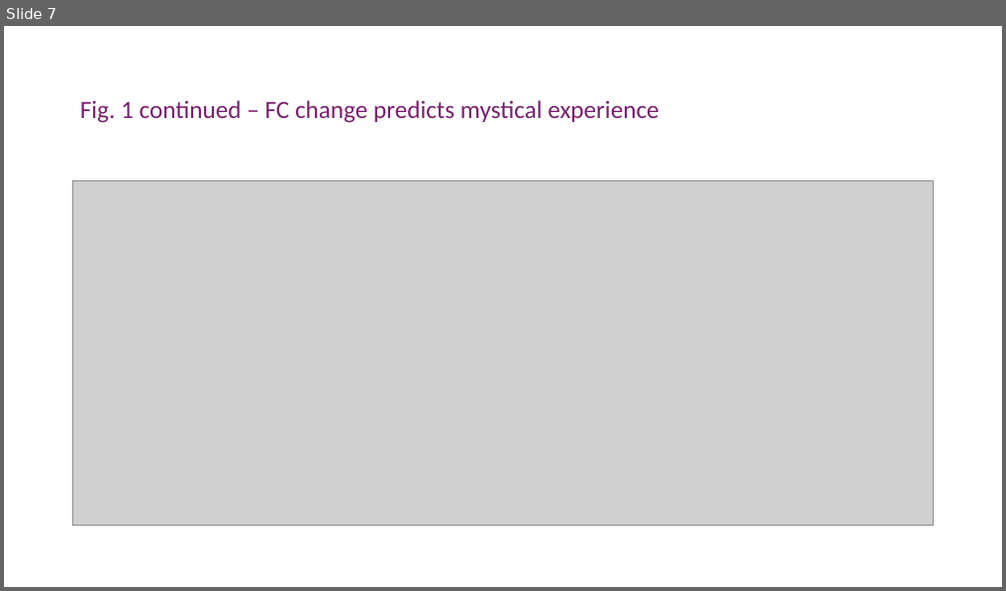
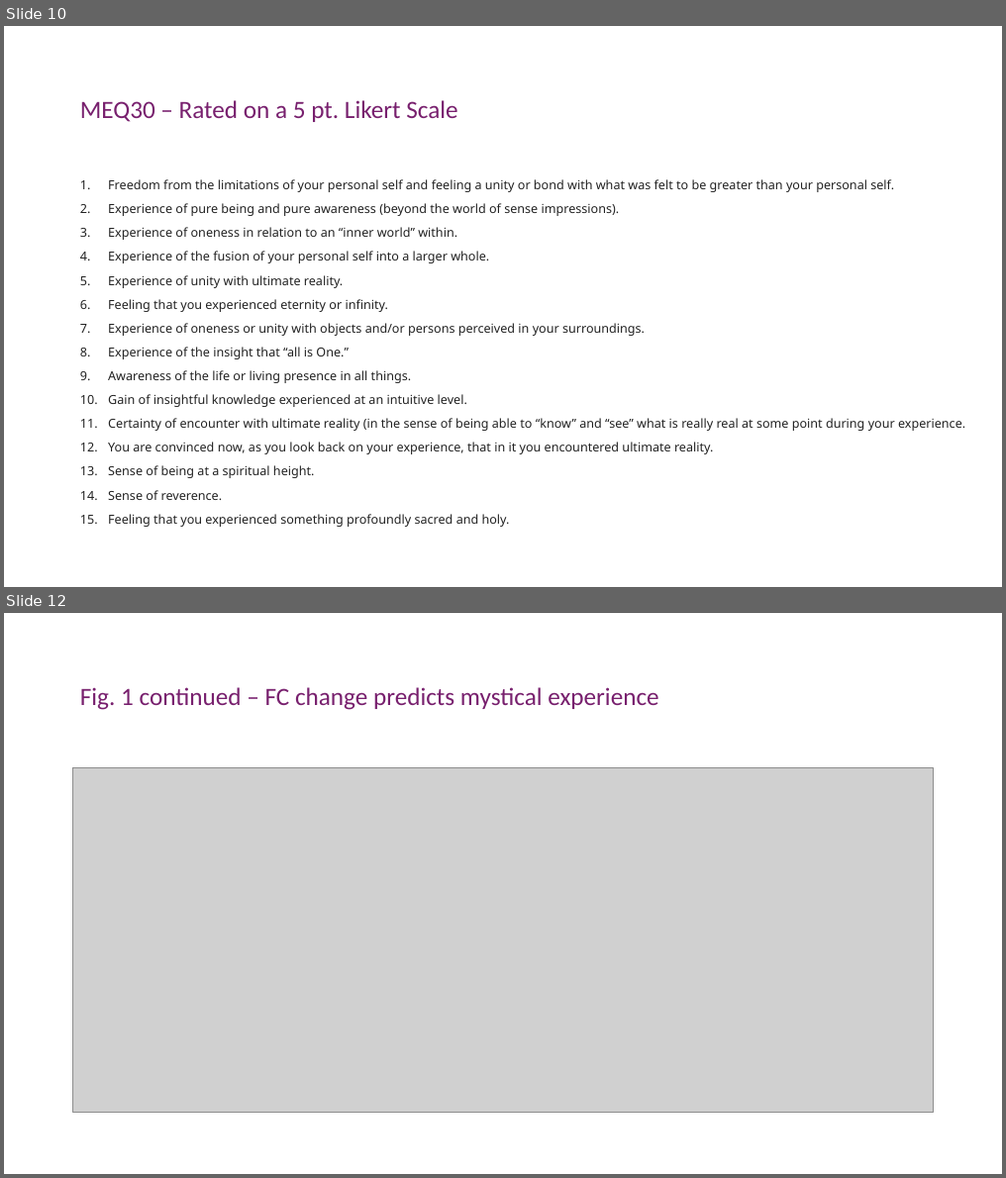
Before and after one commit to nghess/cnjc, a slide deck: psilocybin_fc/siegel_etal_2024.pptx. Shown one above the other, each under a label of ours: slide 7 before the commit, slides 10 and 12 after it; the slides between them are not shown. The pictures are 1006x591 and 1006x1178 pixels, drawn with LibreOffice and Linux fonts; fonts in the diff are those of the drawing; grey boxes stand for pictures. Boxes give left, top, right and bottom in pixels: in the first picture for what was removed or moved away, otherwise in the second. Text is boxed around its words. In the diff, an @@ line names an element or a change of style, - is before the commit and + after.

```diff
--- a/psilocybin_fc/siegel_etal_2024.pptx
+++ b/psilocybin_fc/siegel_etal_2024.pptx
@@ slide 10 added at [4, 26, 1002, 587], background #FFFFFF @@
@@ title added at [80, 100, 457, 122], 24 pt, text #78206E @@
+MEQ30 – Rated on a 5 pt. Likert Scale
@@ text added at [108, 179, 965, 527], 12 pt, text #222222 @@
+1. Freedom from the limitations of your personal self and feeling a unity or bond with what was felt to be greater than your personal self.
+2. Experience of pure being and pure awareness (beyond the world of sense impressions).
+3. Experience of oneness in relation to an “inner world” within.
+4. Experience of the fusion of your personal self into a larger whole.
+5. Experience of unity with ultimate reality.
+6. Feeling that you experienced eternity or infinity.
+7. Experience of oneness or unity with objects and/or persons perceived in your surroundings.
+8. Experience of the insight that “all is One.”
+9. Awareness of the life or living presence in all things.
+10. Gain of insightful knowledge experienced at an intuitive level.
+11. Certainty of encounter with ultimate reality (in the sense of being able to “know” and “see” what is really real at some point during your experience.
+12. You are convinced now, as you look back on your experience, that in it you encountered ultimate reality.
+13. Sense of being at a spiritual height.
+14. Sense of reverence.
+15. Feeling that you experienced something profoundly sacred and holy.
@@ what was slide 7 is now slide 12 @@
```
Also in this commit, not shown: 6 slides changed, 11 other slides added, 1 slide removed, 9 other files.
